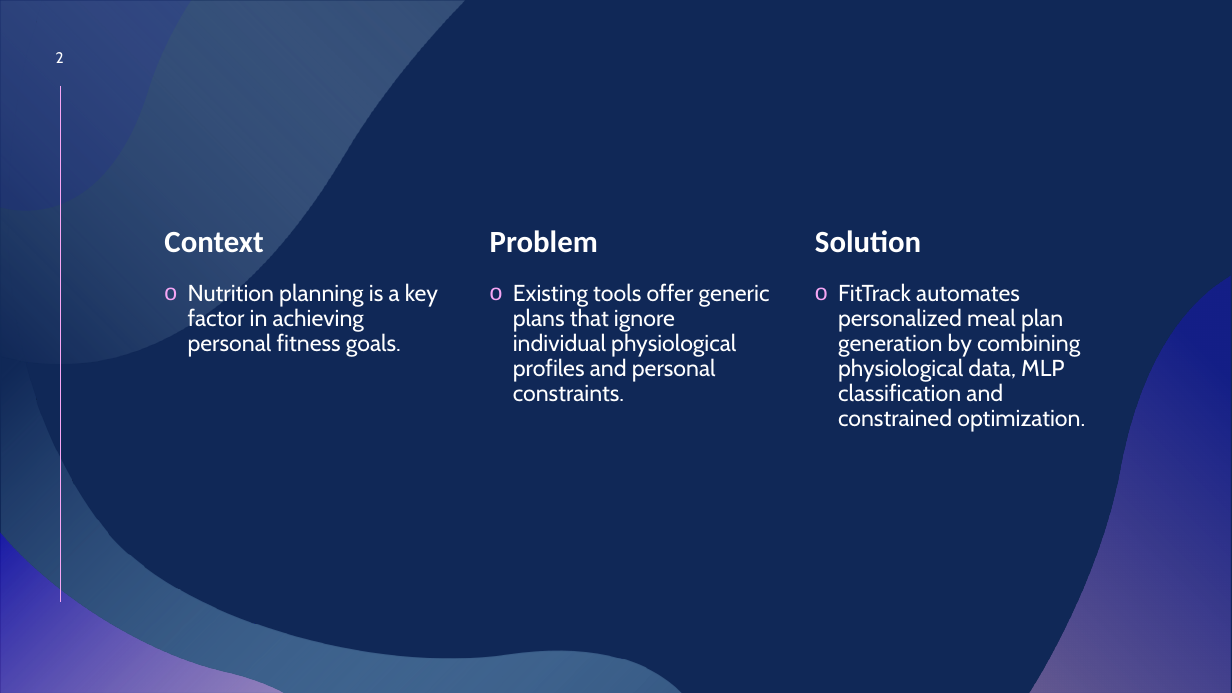
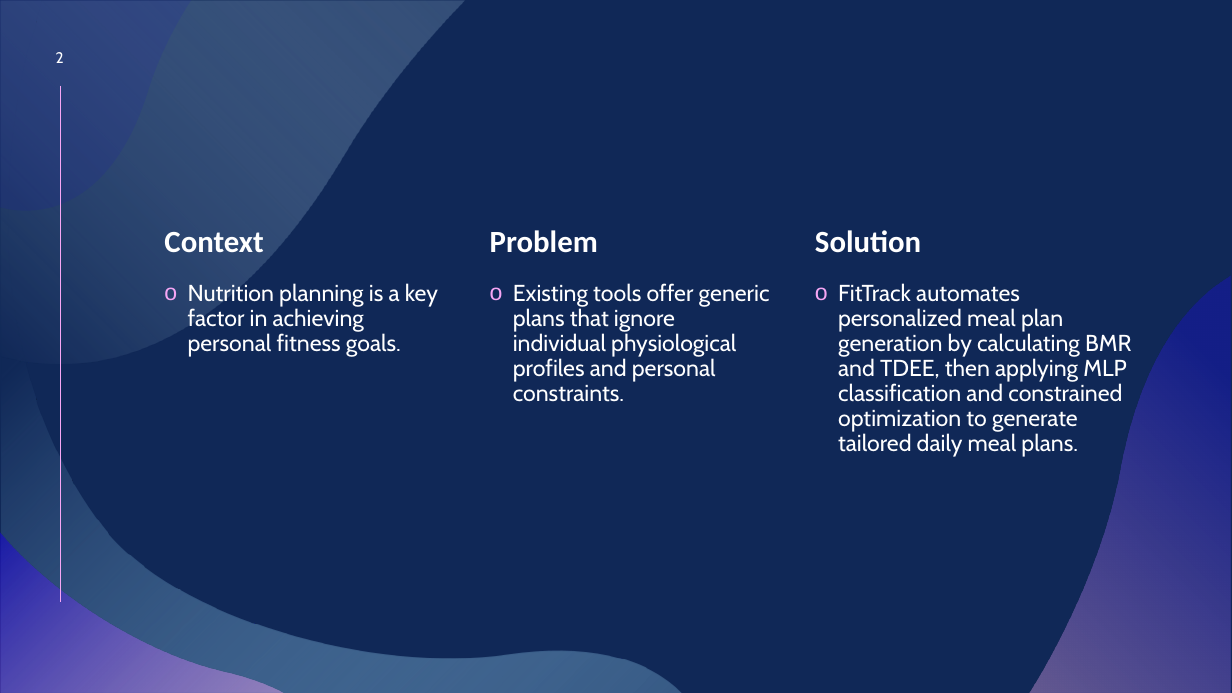
Before and after one commit to TaviEz/FitTrackWithMLP, a slide deck: slide 2 of Documentation/Prezentare Disertatie.pptx. Drawn at 1232x693 pixels with LibreOffice and Linux fonts; fonts in the diff are those of the drawing. Boxes give left, top, right and bottom in pixels: in the first picture for what was removed or moved away, otherwise in the second. Text is boxed around its words. In the diff, an @@ line names an element or a change of style, - is before the commit and + after.

```diff
--- a/Documentation/Prezentare Disertatie.pptx
+++ b/Documentation/Prezentare Disertatie.pptx
@@ text at [838, 283, 1131, 457]: text changed @@
-o FitTrack automates personalized meal plan generation by combining physiological data, MLP classification and constrained optimization.
+o FitTrack automates personalized meal plan generation by calculating BMR and TDEE, then applying MLP classification and constrained optimization to generate tailored daily meal plans.
```
Also in this commit, not shown: 3 other slides changed, 5 slides added, 3 slides removed.
